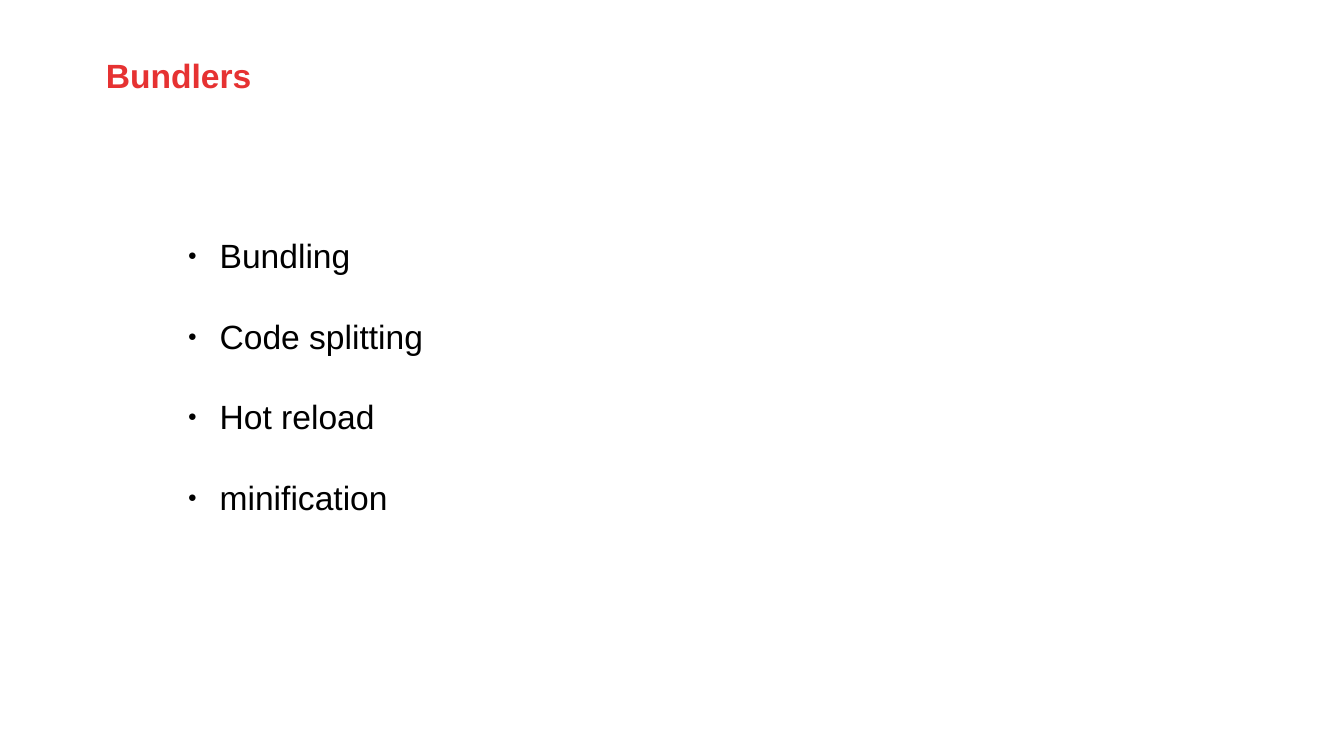
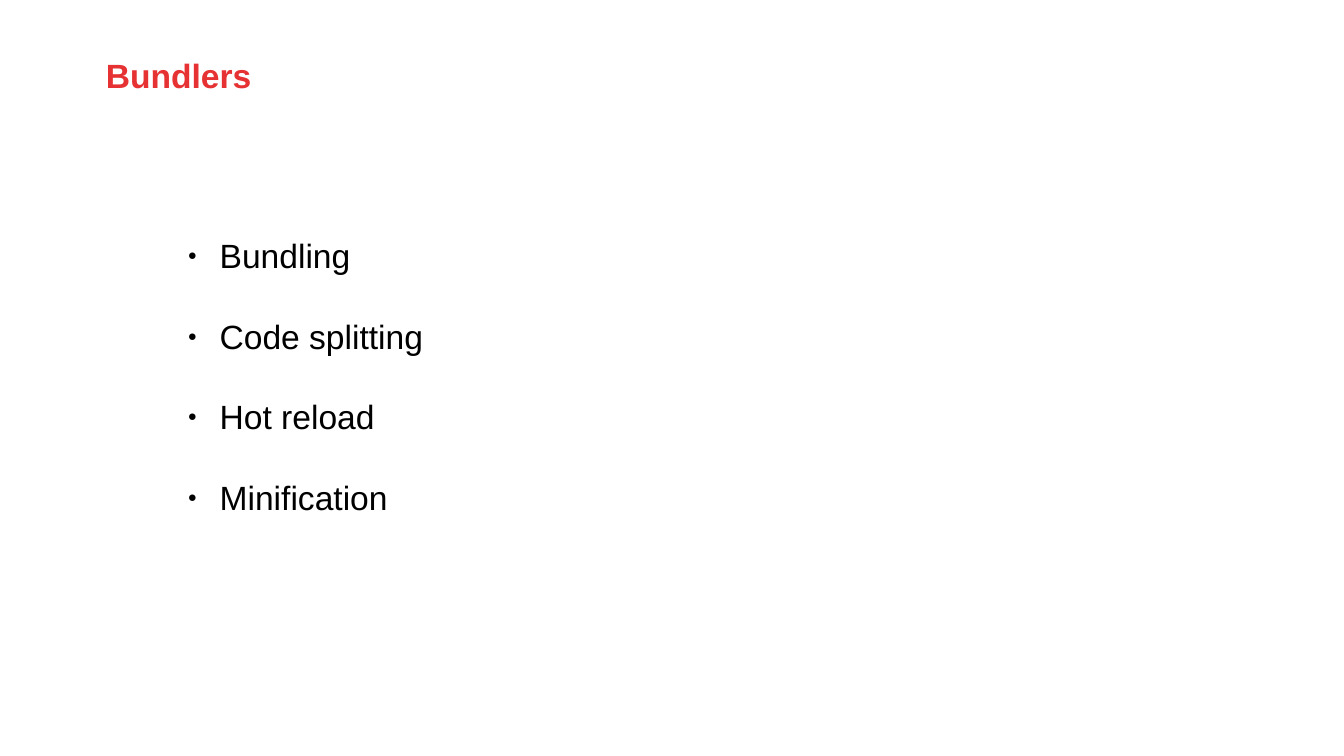
Before and after one commit to AMIS-Services/sig-javascript-tooling, a slide deck: slide 7 of React SIG 3 slides.pptx. Drawn at 1344x756 pixels with LibreOffice and Linux fonts; fonts in the diff are those of the drawing; background and template pictures are left out. Boxes give left, top, right and bottom in pixels: in the first picture for what was removed or moved away, otherwise in the second. Text is boxed around its words. In the diff, an @@ line names an element or a change of style, - is before the commit and + after.

Commit message:
Small changes PPTX

```diff
--- a/React SIG 3 slides.pptx
+++ b/React SIG 3 slides.pptx
@@ text at (220, 485, 388, 511): text changed @@
-● minification
+● Minification
```
Also in this commit, not shown: 2 other slides changed.
